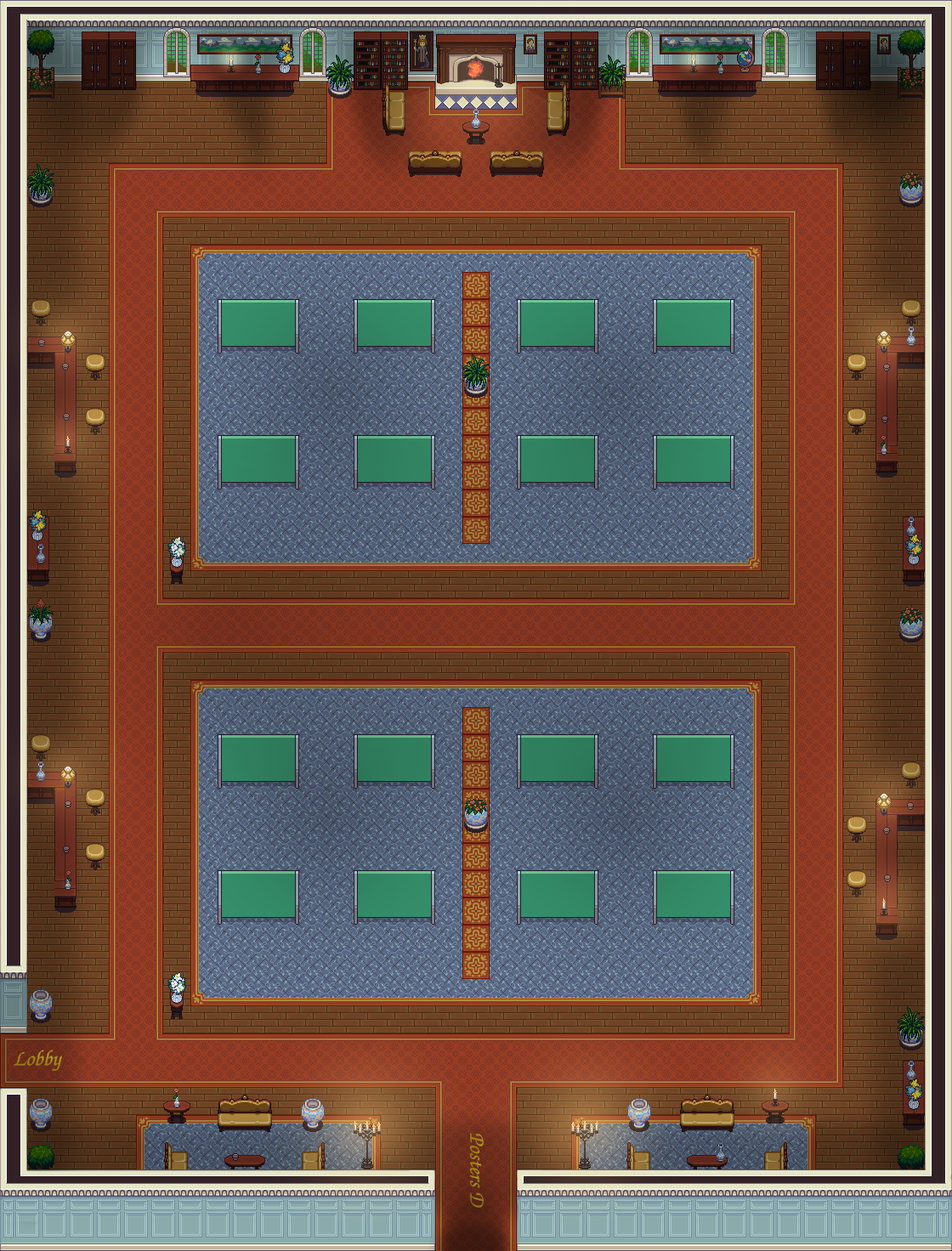
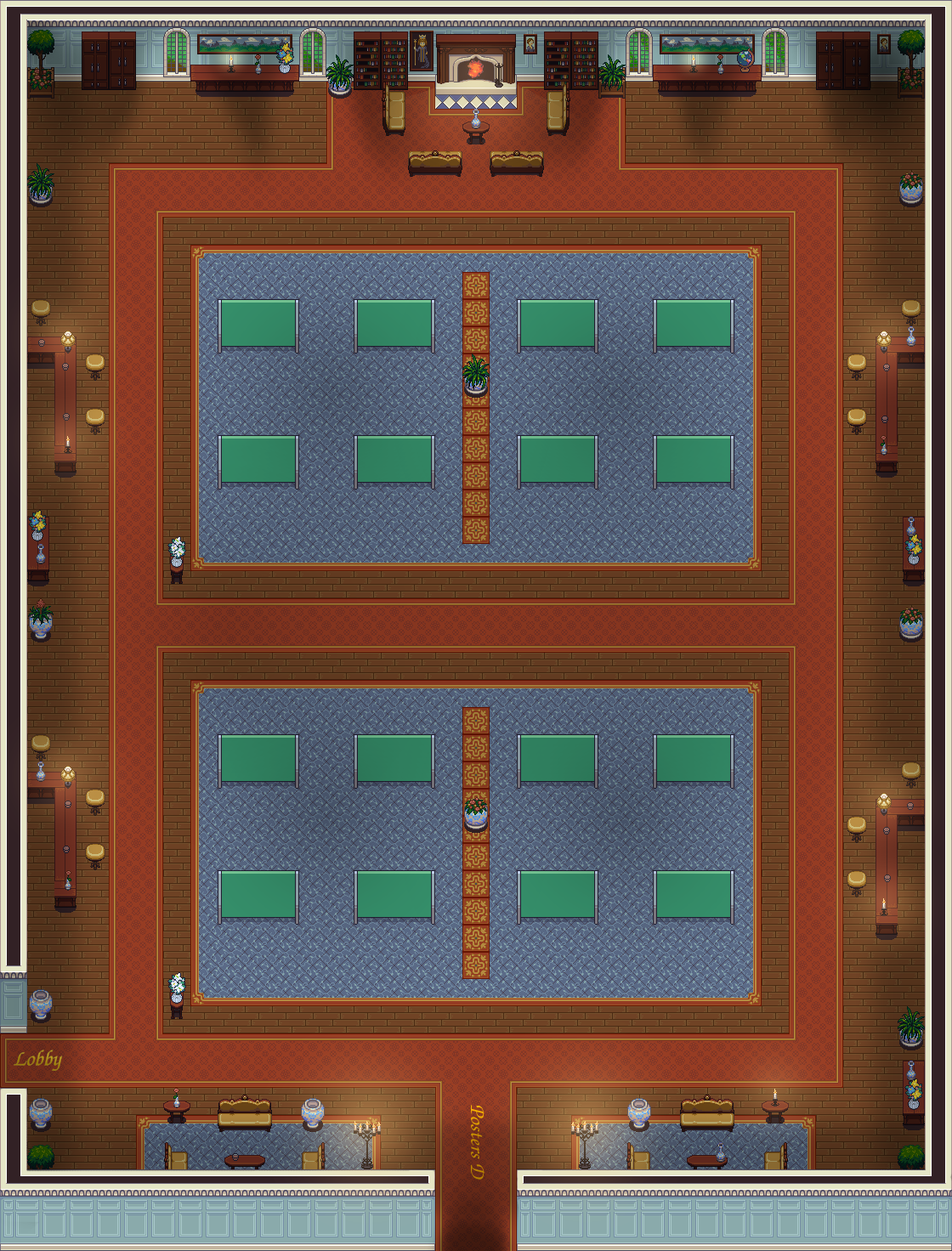
Layers edited between the first and the second 952px x 1251px image:
added layer "Posters D" above "posters_NE.png" over [470, 1105, 485, 1180]
painted on "posters_NE.png" over [469, 1133, 485, 1208]
